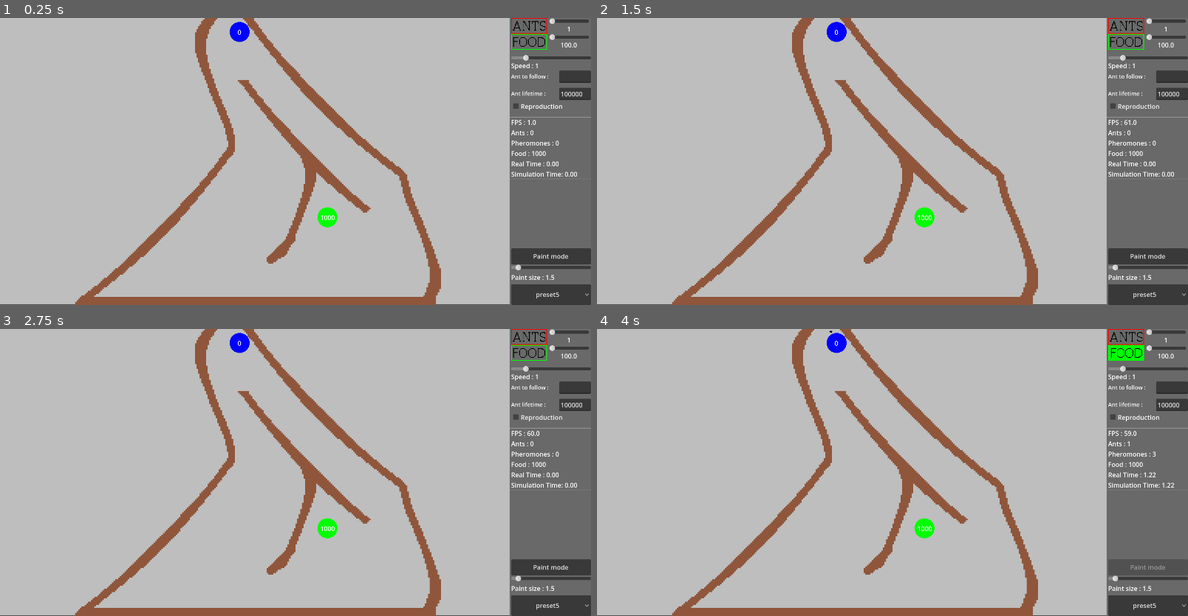
Above: before the commit, frames 1-4 (two rows, left to right).
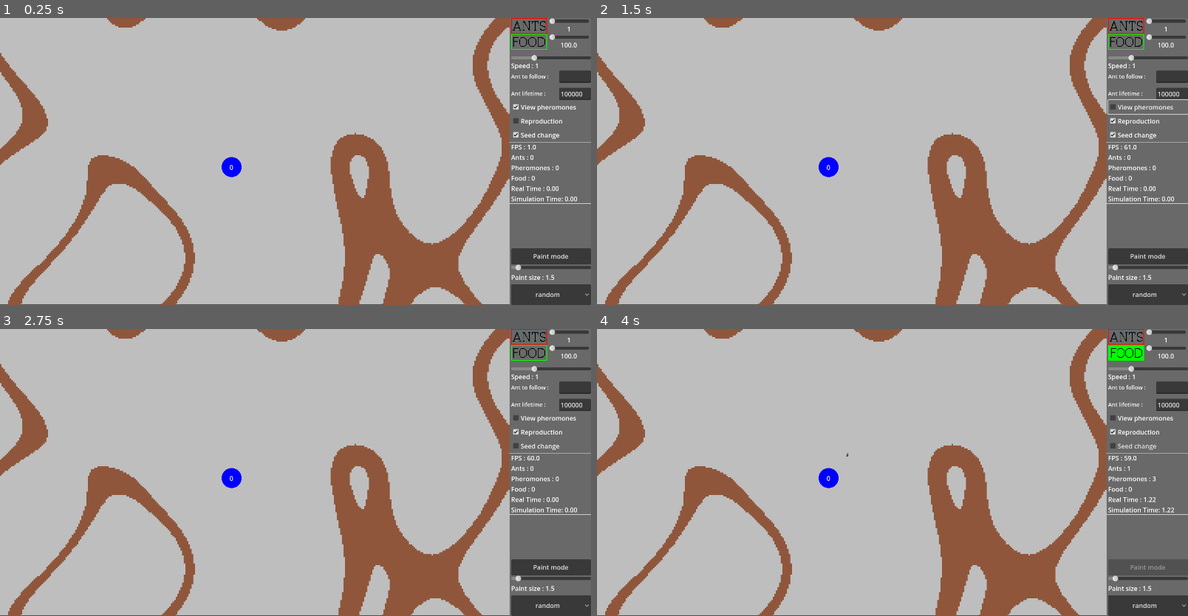
Above: after the commit, the same moments.

Repository: zPrisim/ArtificialAnts
Game: Godot game, scene res://scenes/simulation.tscn
Two runs of this game, one before a commit and one after it. Both use one fixed random seed, a clock stepped at 60 frames per second and the inputs below.
Inputs (mouse positions are in pixels of both pictures, inside the frame that each line leads up to):
- Up to frame 1 (0.25 s): no input
- Up to frame 2 (1.5 s): click "Reproduction" at 0.5 s; click (1146, 106) at 1.25 s, where only the run after the commit has a clickable "View pheromones"
- Up to frame 3 (2.75 s): click (549, 446) at 2 s, where only the run after the commit has a clickable "Seed change"
- Up to frame 4 (4 s): click (1128, 337) at 2.75 s; click (1128, 351) at 3.5 s

The runs differ from the first frame. In frame 1, 19% of the frame differs, in the area x 0-100%, y 0-100%; in frame 2, 20%; in frame 3, 19%; in frame 4, 19%.

Commit message:
Ajout choix visualisation pheromones

Diff:
--- a/scenes/SimulationUi.tscn
+++ b/scenes/SimulationUi.tscn
@@ -46,6 +46,7 @@
 [sub_resource type="StyleBoxEmpty" id="StyleBoxEmpty_ff8jr"]
 
 [node name="SimulationUi" type="Control"]
+process_mode = 3
 top_level = true
 light_mask = 0
 z_index = 1
@@ -177,7 +178,7 @@
 [node name="speedSlider" type="HSlider" parent="MarginContainer/VSplitContainer/VSplitContainer/VSplitContainer/VSplitContainer/HSplitContainer"]
 layout_mode = 2
 min_value = 0.25
-max_value = 5.0
+max_value = 3.0
 step = 0.25
 value = 1.0
 ticks_on_borders = true
@@ -232,14 +233,28 @@
 [node name="VSplitContainer2" type="VSplitContainer" parent="MarginContainer/VSplitContainer"]
 layout_mode = 2
 dragging_enabled = false
-
-[node name="VSplitContainer" type="VSplitContainer" parent="MarginContainer/VSplitContainer/VSplitContainer2"]
-layout_mode = 2
-dragging_enabled = false
-dragger_visibility = 2
-
-[node name="reproductionCheckBox" type="CheckBox" parent="MarginContainer/VSplitContainer/VSplitContainer2/VSplitContainer"]
-unique_name_in_owner = true
+dragger_visibility = 2
+
+[node name="viewPheromonesCheckBox" type="CheckBox" parent="MarginContainer/VSplitContainer/VSplitContainer2"]
+unique_name_in_owner = true
+custom_minimum_size = Vector2(0, 35)
+layout_mode = 2
+theme_override_colors/font_color = Color(1, 1, 1, 1)
+text = "View pheromones"
+
+[node name="VSplitContainer2" type="VSplitContainer" parent="MarginContainer/VSplitContainer/VSplitContainer2"]
+layout_mode = 2
+dragging_enabled = false
+dragger_visibility = 2
+
+[node name="VSplitContainer" type="VSplitContainer" parent="MarginContainer/VSplitContainer/VSplitContainer2/VSplitContainer2"]
+layout_mode = 2
+dragging_enabled = false
+dragger_visibility = 2
+
+[node name="reproductionCheckBox" type="CheckBox" parent="MarginContainer/VSplitContainer/VSplitContainer2/VSplitContainer2/VSplitContainer"]
+unique_name_in_owner = true
+custom_minimum_size = Vector2(0, 35)
 layout_mode = 2
 theme = SubResource("Theme_bjuw2")
 theme_override_colors/font_color = Color(1, 1, 1, 1)
@@ -247,14 +262,15 @@
 text = "Reproduction"
 icon_alignment = 2
 
-[node name="seedCheckBox" type="CheckBox" parent="MarginContainer/VSplitContainer/VSplitContainer2/VSplitContainer"]
-unique_name_in_owner = true
+[node name="seedCheckBox" type="CheckBox" parent="MarginContainer/VSplitContainer/VSplitContainer2/VSplitContainer2/VSplitContainer"]
+unique_name_in_owner = true
+custom_minimum_size = Vector2(0, 35)
 layout_mode = 2
 theme_override_styles/focus = SubResource("StyleBoxEmpty_3g0mi")
 button_pressed = true
 text = "Seed change"
 
-[node name="infos" type="Label" parent="MarginContainer/VSplitContainer/VSplitContainer2"]
+[node name="infos" type="Label" parent="MarginContainer/VSplitContainer/VSplitContainer2/VSplitContainer2"]
 custom_minimum_size = Vector2(200, 100)
 layout_mode = 2
 theme_override_styles/normal = SubResource("StyleBoxFlat_bjuw2")
@@ -339,8 +355,9 @@
 [connection signal="value_changed" from="MarginContainer/VSplitContainer/VSplitContainer/VSplitContainer/VSplitContainer/HSplitContainer/speedSlider" to="." method="_on_speed_slider_value_changed"]
 [connection signal="text_changed" from="MarginContainer/VSplitContainer/VSplitContainer/VSplitContainer/VSplitContainer/HSplitContainerToFollow/antToFollow" to="." method="_on_ant_to_follow_text_changed"]
 [connection signal="text_changed" from="MarginContainer/VSplitContainer/VSplitContainer/HSplitContainerAntLifetime/antLifetime" to="." method="_on_ant_lifetime_text_changed"]
-[connection signal="pressed" from="MarginContainer/VSplitContainer/VSplitContainer2/VSplitContainer/reproductionCheckBox" to="." method="_on_reproduction_check_button_pressed"]
-[connection signal="pressed" from="MarginContainer/VSplitContainer/VSplitContainer2/VSplitContainer/seedCheckBox" to="." method="_on_seed_check_box_pressed"]
+[connection signal="pressed" from="MarginContainer/VSplitContainer/VSplitContainer2/viewPheromonesCheckBox" to="." method="_on_view_pheromones_check_box_pressed"]
+[connection signal="pressed" from="MarginContainer/VSplitContainer/VSplitContainer2/VSplitContainer2/VSplitContainer/reproductionCheckBox" to="." method="_on_reproduction_check_button_pressed"]
+[connection signal="pressed" from="MarginContainer/VSplitContainer/VSplitContainer2/VSplitContainer2/VSplitContainer/seedCheckBox" to="." method="_on_seed_check_box_pressed"]
 [connection signal="pressed" from="MarginContainerMap/VSplitContainer2/paintButton" to="." method="_on_paint_button_pressed"]
 [connection signal="value_changed" from="MarginContainerMap/VSplitContainer2/VSplitContainer/HSplitContainer/VSplitContainer/paintBrushSize" to="." method="_on_paint_brush_size_value_changed"]
 [connection signal="item_selected" from="MarginContainerMap/VSplitContainer2/VSplitContainer/mapDropDownMenu" to="." method="_on_map_drop_down_menu_item_selected"]
--- a/scripts/ant_movement.gd
+++ b/scripts/ant_movement.gd
@@ -151,18 +151,16 @@
 	return avoidForce
 
 func alignParallelToFrontWall():
+	var normal = frontRayCast.get_collision_normal()
+	# calcul d' un vecteur parallèle à l'obstacle
+	var parallelDirection = normal.rotated(PI / 2)  # ratation à 90° pour obtenir une direction parallèle
+	velocity = (parallelDirection * maxSpeed).limit_length(maxSpeed)
+	rotation = get_angle_to(parallelDirection)
+
+
+func move(delta : float):
 	if frontRayCast.is_colliding():
-		var normal = frontRayCast.get_collision_normal()
-		# calcul d' un vecteur parallèle à l'obstacle
-		var parallelDirection = normal.rotated(PI / 2)  # ratation à 90° pour obtenir une direction parallèle
-		velocity = (parallelDirection * maxSpeed).limit_length(maxSpeed)
-		rotation = get_angle_to(parallelDirection)
-
-
-
-
-func move(delta : float):
-	alignParallelToFrontWall()
+		alignParallelToFrontWall()
 	var randomAngle = randf() * TAU
 	var randomRadius = sqrt(randf())
 	var randomPoint = Vector2(randomRadius * cos(randomAngle), randomRadius * sin(randomAngle))
--- a/scripts/mapManager.gd
+++ b/scripts/mapManager.gd
@@ -28,14 +28,14 @@
 			var cell : Vector2i = activeMapPreset.local_to_map(mouse_pos)
 			var width = Settings.mapPaintSize
 
-			if event is InputEventMouseButton and event.button_index == MOUSE_BUTTON_RIGHT and event.pressed and mouse_pos.x < 1280:
+			if event is InputEventMouseButton and event.button_index == MOUSE_BUTTON_RIGHT and event.pressed and mouse_pos.x < 1280 and mouse_pos.y < 720:
 				Settings.paintMode = not Settings.paintMode
 				return
 
-			if event is InputEventMouseButton and event.button_index == MOUSE_BUTTON_LEFT and event.pressed and mouse_pos.x < 1280:
+			if event is InputEventMouseButton and event.button_index == MOUSE_BUTTON_LEFT and event.pressed and mouse_pos.x < 1280 and mouse_pos.y < 720:
 				paint(cell, width)
 
-			if event is InputEventMouseMotion and Input.is_mouse_button_pressed(MOUSE_BUTTON_LEFT) and mouse_pos.x < 1280:
+			if event is InputEventMouseMotion and Input.is_mouse_button_pressed(MOUSE_BUTTON_LEFT) and mouse_pos.x < 1280 and mouse_pos.y < 720:
 				paint(cell, width)
 
 
--- a/scripts/pheromone.gd
+++ b/scripts/pheromone.gd
@@ -19,6 +19,7 @@
 var lastPheromonePos := Vector2(0,0)
 
 func _ready():
+	visible = Settings.pheromoneVisible
 	add_to_group("pheromone")
 	if type == Settings.types.FOOD:
 		sprite.self_modulate = Color(255,0,0)
--- a/scripts/settings.gd
+++ b/scripts/settings.gd
@@ -7,8 +7,10 @@
 
 
 var pheromoneSpawnTimeDelay : float = 0.3
-var pheromoneLifeTime : float = 30.0
+var pheromoneLifeTime : float = 45.0
 var pheromoneBaseValue : float = 10.0
+var pheromoneVisible := true
+
 
 var antLifeTime : int = 100000 # à changer
 var antSpawnCheckDelay : float = 1.0
@@ -18,7 +20,7 @@
 var seedChange := true
 var lastSeed := 0
 
-var mapPresetIndex := 5
+var mapPresetIndex := 0
 var mapPaintSize := 1.5
 var paintMode := true
 
--- a/scripts/simulation_ui.gd
+++ b/scripts/simulation_ui.gd
@@ -14,7 +14,7 @@
 
 @onready var reproductionCheckBox = %reproductionCheckBox
 @onready var seedCheckBox = %seedCheckBox
-
+@onready var viewPheromonesCheckBox = %viewPheromonesCheckBox
 @onready var paintButton = %paintButton
 @onready var mapMenu = %mapDropDownMenu
 
@@ -35,7 +35,7 @@
 	reproductionCheckBox.button_pressed = Settings.antReproduction
 	seedCheckBox.button_pressed = Settings.seedChange
 	paintButton.button_pressed = Settings.isPaint
-
+	viewPheromonesCheckBox.button_pressed = true
 	if Settings.mapPresetIndex != 0:
 		seedCheckBox.visible = false
 
@@ -66,6 +66,7 @@
 	Engine.time_scale = value;
 
 
+
 func _on_map_drop_down_menu_item_selected(index: int) -> void:
 	emit_signal("map_changed",index)
 
@@ -92,6 +93,10 @@
 	Settings.antReproduction = !Settings.antReproduction
 
 
+func _on_view_pheromones_check_box_pressed() -> void:
+	for p in get_tree().get_root().get_node("Simulation").pheromones:
+		p.visible = !p.visible
+	Settings.pheromoneVisible = ! Settings.pheromoneVisible
 
 func _on_paint_brush_size_value_changed(value: float) -> void:
 	paintBrushLabel.text = "Paint size : " + str(value)
Not shown, changed: export/index.html
Not shown, changed: export/index.pck
